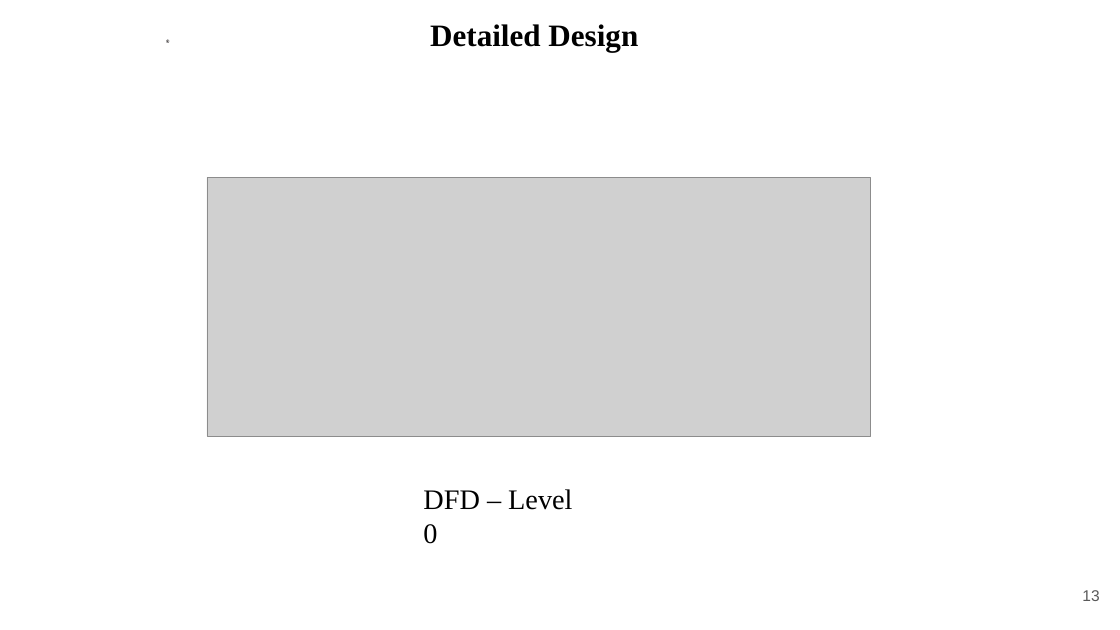
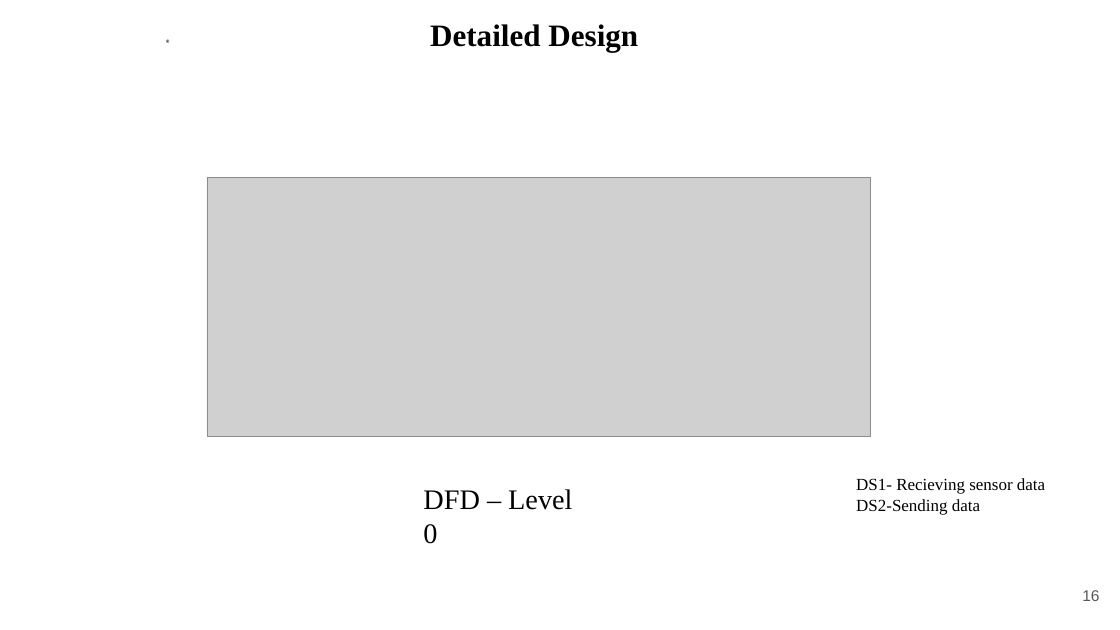
Before and after one commit to rajeshacu/LoRa-based-Location-tracking-and-Fall-detection-System, a slide deck: slide 16 of Phase II Major Project(1).pptx (slide 13 before the commit). Drawn at 1120x630 pixels with LibreOffice and Linux fonts; fonts in the diff are those of the drawing; grey boxes stand for pictures; background and template pictures are left out. Boxes give left, top, right and bottom in pixels: in the first picture for what was removed or moved away, otherwise in the second. Text is boxed around its words. In the diff, an @@ line names an element or a change of style, - is before the commit and + after.

```diff
--- a/Phase II Major Project(1).pptx
+++ b/Phase II Major Project(1).pptx
@@ text added at (856, 478, 1045, 515), 24 pt, text #000000 @@
+DS1- Recieving sensor data
+DS2-Sending data
@@ page number at (1082, 590, 1099, 601): text changed @@
-13
+16
```
Also in this commit, not shown: 15 other slides changed, 4 slides added, 2 other files.
